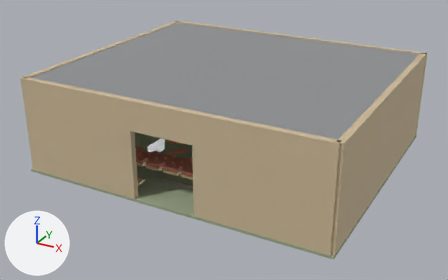
An edit to the glTF model apps/web/public/models/interior-stadium.glb, drawn before and after from the same camera.
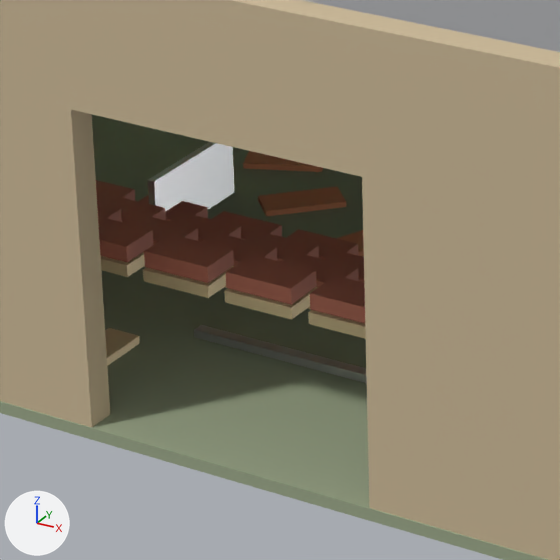
Each version appears first whole from a 50 mm camera at (12.85, -24.52, 12.83) aimed at (-0.22, -0.77, 0.96), and next in a close-up on the part from 26% to 52% of the width and 38% to 81% of the height. The axes (+X, +Y, +Z) are drawn at lower left. The lights are the same throughout. The first two pictures are the older version. Vertices at exactly the same position are counted once.

The first close-up shows 'room.stadium.floor', 'room.stadium.metal', 'room.stadium.seat', 'room.stadium.track', 'room.stadium.trim', 'room.stadium.wall'.
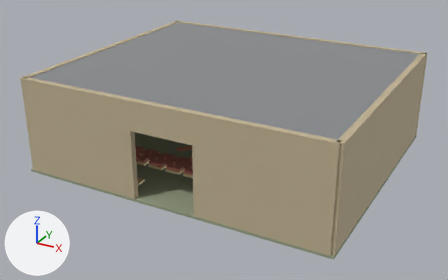
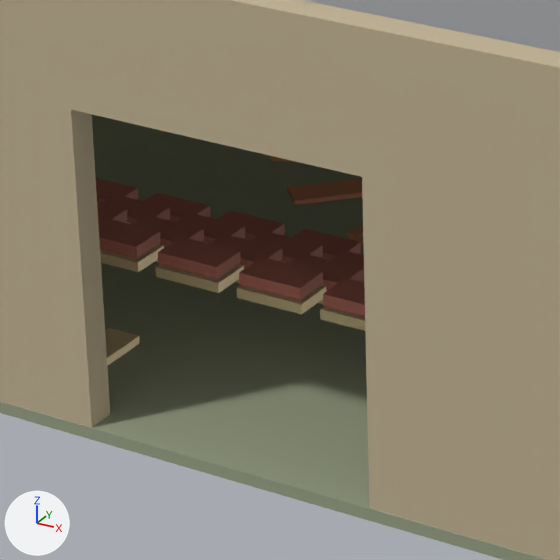
Pixel boxes (x1, y1, x2, y2) of what changed, in the close-ups (560 x 560 px; the box of a moved part takes in the faces that stretch with it):
'room.stadium.seat', recoloured, surface changed, reshaped
    before: (96, 180, 365, 323)
    after: (96, 178, 365, 317)
'room.stadium.metal', reshaped
    before: (148, 0, 560, 383)
    after: (304, 0, 560, 52)
'room.stadium.trim', reshaped
    before: (101, 252, 366, 366)
    after: (97, 202, 365, 366)
'room.stadium.track', recoloured, reshaped
    before: (243, 151, 364, 256)
    after: (271, 156, 364, 246)
part 1 of me_trim, rebuilt
    before: (308, 310, 366, 339)
    after: (320, 306, 365, 331)
part 2 of me_trim, deleted (beige)
    before: (101, 252, 318, 320)
part 3 of me_trim, added (beige)
    after: (100, 244, 326, 314)
part 4 of me_metal, deleted
    before: (148, 142, 367, 383)
part 5 of me_seat, moved or reshaped
    before: (96, 180, 136, 201)
    after: (96, 178, 139, 203)
part 6 of me_seat, moved or reshaped
    before: (138, 195, 208, 221)
    after: (144, 193, 211, 222)
part 7 of me_seat, moved or reshaped
    before: (212, 211, 282, 240)
    after: (217, 211, 285, 241)
part 8 of me_seat, moved or reshaped
    before: (287, 229, 358, 259)
    after: (292, 229, 361, 260)
part 9 of me_seat, moved or reshaped
    before: (97, 194, 166, 222)
    after: (102, 194, 170, 224)
part 10 of me_seat, moved or reshaped
    before: (169, 212, 241, 242)
    after: (176, 213, 245, 244)
part 11 of me_seat, moved or reshaped
    before: (245, 231, 319, 262)
    after: (252, 231, 323, 264)
part 12 of me_seat, moved or reshaped
    before: (324, 250, 364, 282)
    after: (331, 250, 364, 282)
part 13 of me_seat, moved or reshaped
    before: (100, 208, 365, 323)
    after: (100, 207, 365, 317)
part 14 of me_track, moved or reshaped
    before: (337, 230, 364, 256)
    after: (346, 227, 364, 246)
part 15 of me_track, moved or reshaped
    before: (258, 186, 346, 216)
    after: (287, 178, 362, 205)
part 16 of me_track, moved or reshaped (mostly hidden afterwards)
    before: (243, 151, 323, 172)
    after: (271, 156, 296, 162)

The change, as a list of edits to the scene's bpy script:
```text
Change mat_floor:
    mat_floor.base_color: (0.34, 0.4, 0.26) -> (0.32, 0.36, 0.24)  # greyish green #9eaa8b -> greyish green #99a286
Change mat_metal:
    mat_metal.base_color: (0.55, 0.56, 0.58) -> (0.52, 0.54, 0.56)  # light grey #c4c5c8 -> light grey #bfc2c5
    mat_metal.metallic: 0.84 -> 0.88
    mat_metal.roughness: 0.3 -> 0.34
Change mat_seat:
    mat_seat.base_color: (0.55, 0.18, 0.12) -> (0.48, 0.16, 0.12)  # orange #c47661 -> pink #b86f61
    mat_seat.roughness: 0.62 -> 0.66
Change mat_track:
    mat_track.base_color: (0.72, 0.28, 0.14) -> (0.62, 0.26, 0.14)  # orange #dd9069 -> orange #ce8b69
Change me_trim:
    remove me_trim.from_pydata(...)  # 488 vertices, 732 faces; spans x -7.1..7.1, y -6.05..6.0, z 0.02..3.8
    add me_trim.from_pydata(...)  # 672 vertices, 1032 faces; spans x -7.1..7.1, y -6.05..6.0, z 0.02..4.27
    me_trim part 1: the loose piece of 8 vertices spanning x 0.04..0.76, y -4.99..-4.53, z 0.94..1.06 is rebuilt with 8 vertices and now spans x 0.05..0.75, y -4.81..-4.39, z 0.91..1.01
    me_trim part 2: 41 loose pieces with 328 vertices, spanning x -5.57..5.57, y -6.04..5.74, z 0.1..3.8, are deleted
    me_trim part 3: 184 vertices added at x -6.93..6.93, y -4.81..0.75, z 0.08..4.27
    other edits to the shape of me_trim do not show in these pictures
Change me_metal:
    remove me_metal.from_pydata(...)  # 64 vertices, 96 faces; spans x -7.2..7.2, y -6.2..6.2, z 0.1..4.47
    add me_metal.from_pydata(...)  # 178 vertices, 296 faces; spans x -7.2..7.2, y -6.2..6.2, z 0.05..4.47
    me_metal part 4: 7 loose pieces with 56 vertices, spanning x -5.48..5.48, y -4.46..4.28, z 0.1..3.7, are deleted
    other edits to the shape of me_metal do not show in these pictures
Change me_seat:
    remove me_seat.from_pydata(...)  # 384 vertices, 576 faces; spans x -5.35..5.25, y -4.97..-2.39, z 0.24..1.24
    add me_seat.from_pydata(...)  # 384 vertices, 576 faces; spans x -5.33..5.23, y -4.79..-2.31, z 0.26..1.16
    me_seat part 5: the loose piece of 8 vertices spanning x -4.45..-3.75, y -2.81..-2.39, z 0.24..0.4 is scaled about its middle by (0.943, 0.905, 0.75), then moved by (0.0, 0.1, 0.0)
    me_seat part 6: the loose piece of 8 vertices spanning x -3.55..-2.85, y -2.81..-2.39, z 0.24..0.4 is scaled about its middle by (0.943, 0.905, 0.75), then moved by (0.0, 0.1, 0.0)
    me_seat part 7: the loose piece of 8 vertices spanning x -2.65..-1.95, y -2.81..-2.39, z 0.24..0.4 is scaled about its middle by (0.943, 0.905, 0.75), then moved by (0.0, 0.1, 0.0)
    me_seat part 8: the loose piece of 8 vertices spanning x -1.75..-1.05, y -2.81..-2.39, z 0.24..0.4 is scaled about its middle by (0.943, 0.905, 0.75), then moved by (0.0, 0.1, 0.0)
    me_seat part 9: the loose piece of 8 vertices spanning x -3.55..-2.85, y -3.53..-3.11, z 0.52..0.68 is scaled about its middle by (0.943, 0.905, 0.75), then moved by (0.0, 0.12, -0.02)
    me_seat part 10: the loose piece of 8 vertices spanning x -2.65..-1.95, y -3.53..-3.11, z 0.52..0.68 is scaled about its middle by (0.943, 0.905, 0.75), then moved by (0.0, 0.12, -0.02)
    me_seat part 11: the loose piece of 8 vertices spanning x -1.75..-1.05, y -3.53..-3.11, z 0.52..0.68 is scaled about its middle by (0.943, 0.905, 0.75), then moved by (0.0, 0.12, -0.02)
    me_seat part 12: the loose piece of 8 vertices spanning x -0.85..-0.15, y -3.53..-3.11, z 0.52..0.68 is scaled about its middle by (0.943, 0.905, 0.75), then moved by (0.0, 0.12, -0.02)
    me_seat part 13: 192 of 384 vertices moved; they spanned x -5.35..5.25, y -4.97..-3.83, z 0.8..1.24 and now span x -5.33..5.23, y -4.79..-3.71, z 0.78..1.16; mean shift (0.0, 0.15, -0.05); largest move (-1.05, -4.97, 1.24) -> (-1.07, -4.79, 1.16)
    other edits to the shape of me_seat do not show in these pictures
Change me_track:
    remove me_track.from_pydata(...)  # 128 vertices, 192 faces; spans x -3.78..3.78, y -2.53..3.33, z 0.13..0.19
    add me_track.from_pydata(...)  # 128 vertices, 192 faces; spans x -3.6..3.6, y -2.1..3.3, z 0.14..0.19
    me_track part 14: the loose piece of 8 vertices spanning x -1.63..-0.93, y -2.38..-1.44, z 0.13..0.19 is scaled about its middle by (0.918, 0.94, 0.833), then moved by (0.06, 0.38, 0.0)
    me_track part 15: the loose piece of 8 vertices spanning x -2.81..-1.93, y -1.81..-0.93, z 0.13..0.19 is scaled about its middle by (0.934, 0.934, 0.833), then moved by (0.11, 0.34, 0.0)
    me_track part 16: the loose piece of 8 vertices spanning x -3.56..-2.63, y -0.9..-0.21, z 0.13..0.19 is scaled about its middle by (0.94, 0.918, 0.833), then moved by (0.14, 0.28, 0.0)
    other edits to the shape of me_track do not show in these pictures
```
